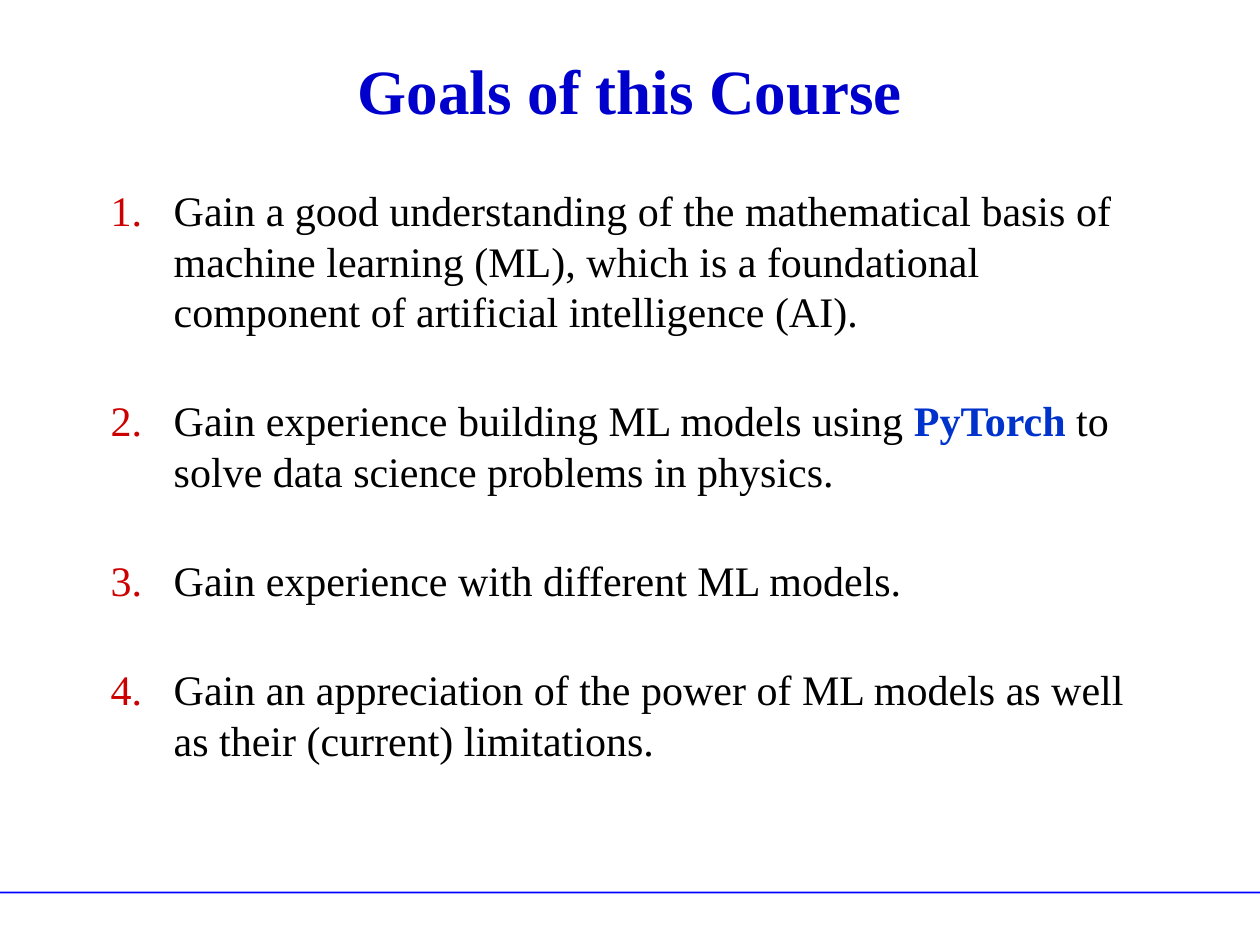
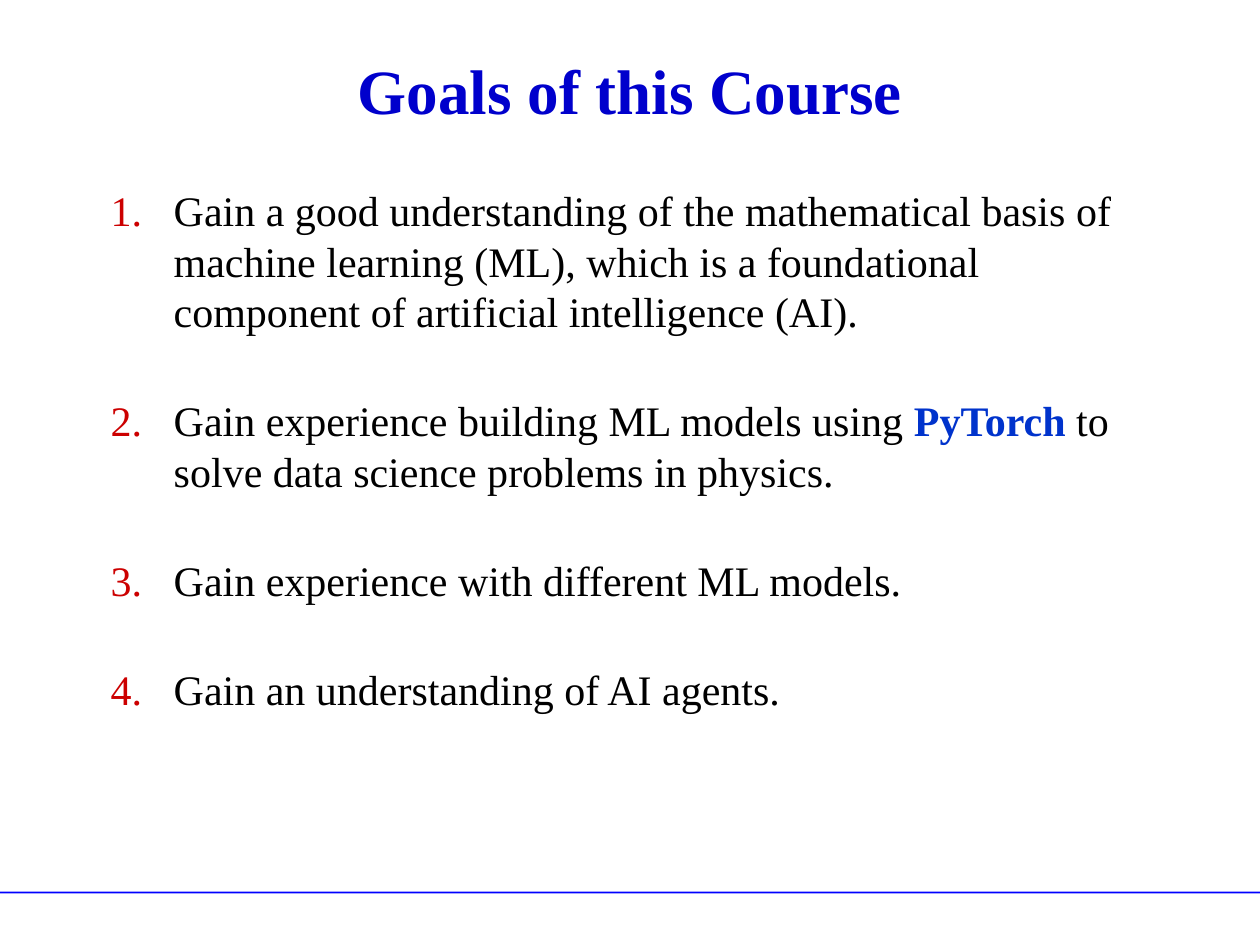
Before and after one commit to hbprosper/mlinphysics, a slide deck: slide 2 of Lectures/01.Foundations/Lecture01.pptx. Drawn at 1260x945 pixels with LibreOffice and Linux fonts; fonts in the diff are those of the drawing. Boxes give left, top, right and bottom in pixels: in the first picture for what was removed or moved away, otherwise in the second. Text is boxed around its words. In the diff, an @@ line names an element or a change of style, - is before the commit and + after.

Commit message:
update Lecture 1

```diff
--- a/Lectures/01.Foundations/Lecture01.pptx
+++ b/Lectures/01.Foundations/Lecture01.pptx
@@ text at (x1=174, y1=675, x2=780, y2=714): text changed @@
-4. Gain an appreciation of the power of ML models as well as their (current) limitations.
+4. Gain an understanding of AI agents.
```
Also in this commit, not shown: 1 other slide changed, 2 other files.
